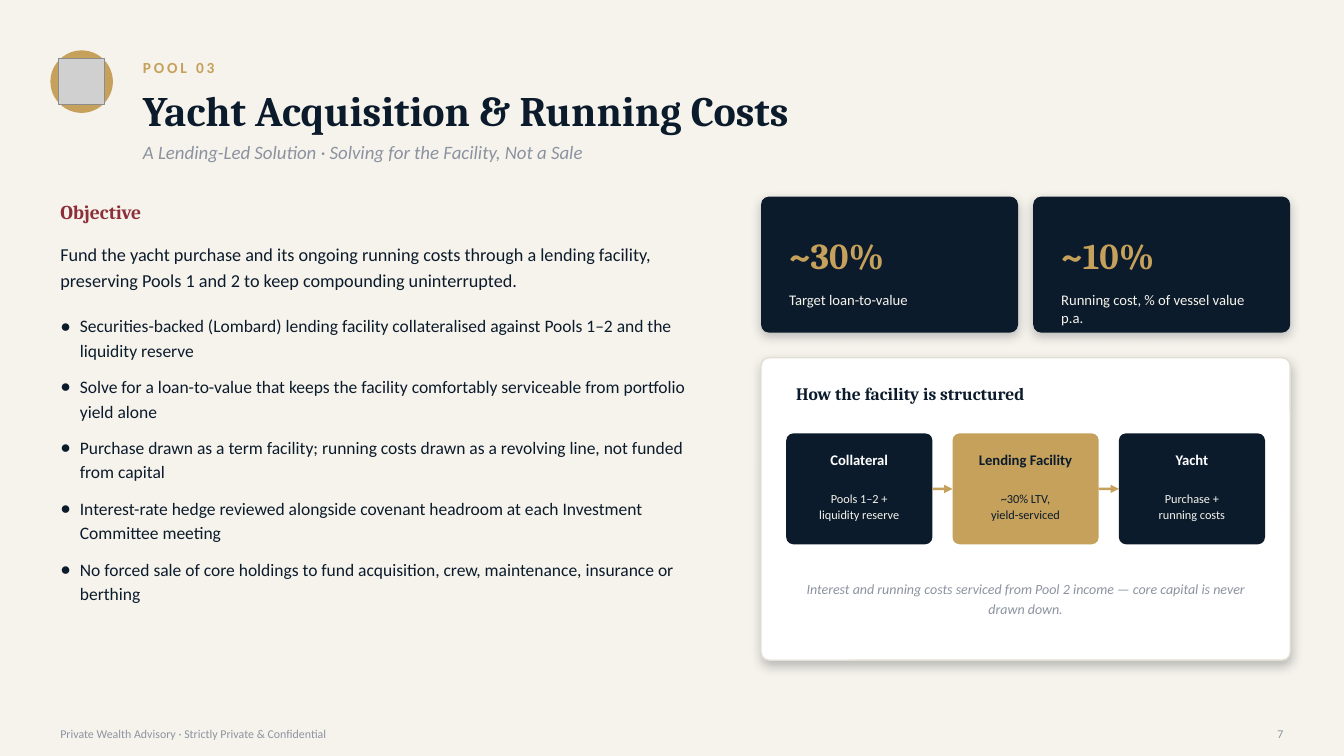
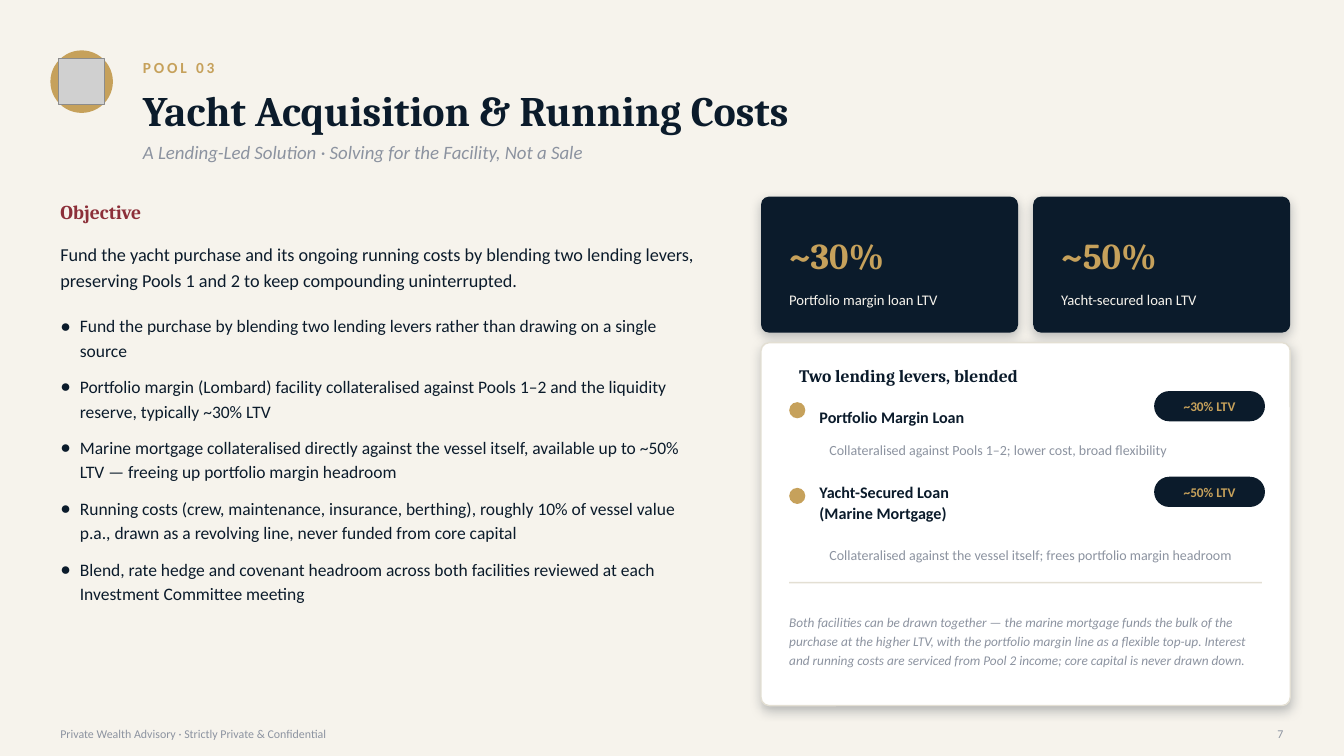
Before and after one commit to addynehra/Addy-Nehra, a slide deck: slide 7 of Family_Office_Investment_Strategy.pptx. Drawn at 1344x756 pixels with LibreOffice and Linux fonts; fonts in the diff are those of the drawing; grey boxes stand for pictures. Boxes give left, top, right and bottom in pixels: in the first picture for what was removed or moved away, otherwise in the second. Text is boxed around its words. In the diff, an @@ line names an element or a change of style, - is before the commit and + after.

```diff
--- a/Family_Office_Investment_Strategy.pptx
+++ b/Family_Office_Investment_Strategy.pptx
@@ text at (60,248,694,290): text changed @@
-Fund the yacht purchase and its ongoing running costs through a lending facility, preserving Pools 1 and 2 to keep compounding uninterrupted.
+Fund the yacht purchase and its ongoing running costs by blending two lending levers, preserving Pools 1 and 2 to keep compounding uninterrupted.
@@ text at (1061,244,1156,270): text changed @@
-~10%
+~50%
@@ text at (789,294,937,308): text changed @@
-Target loan-to-value
+Portfolio margin loan LTV
@@ text at (1061,294,1196,305): text changed @@
-Running cost, % of vessel value p.a.
+Yacht-secured loan LTV
@@ text at (80,320,679,603): text changed @@
-● Securities-backed (Lombard) lending facility collateralised against Pools 1–2 and the liquidity reserve
-● Solve for a loan-to-value that keeps the facility comfortably serviceable from portfolio yield alone
-● Purchase drawn as a term facility; running costs drawn as a revolving line, not funded from capital
-● Interest-rate hedge reviewed alongside covenant headroom at each Investment Committee meeting
-● No forced sale of core holdings to fund acquisition, crew, maintenance, insurance or berthing
+● Fund the purchase by blending two lending levers rather than drawing on a single source
+● Portfolio margin (Lombard) facility collateralised against Pools 1–2 and the liquidity reserve, typically ~30% LTV
+● Marine mortgage collateralised directly against the vessel itself, available up to ~50% LTV — freeing up portfolio margin headroom
+● Running costs (crew, maintenance, insurance, berthing), roughly 10% of vessel value p.a., drawn as a revolving line, never funded from core capital
+● Blend, rate hedge and covenant headroom across both facilities reviewed at each Investment Committee meeting
@@ rounded rectangle: place and size @@
-rounded rectangle at (761,358,1291,660)
+rounded rectangle at (761,343,1291,706)
@@ rounded rectangle at (761,343,1291,706): proportions changed @@
@@ text at (799,370,1018,386): text changed @@
-How the facility is structured
+Two lending levers, blended
@@ ellipse added at (789,402,806,418), fill #C6A15B @@
@@ text added at (819,411,965,426), 11.5 pt, text #0B1B2B, bold @@
+Portfolio Margin Loan
@@ rounded rectangle added at (1154,391,1265,421), fill #0B1B2B @@
@@ text at (1184,402,1235,411): text changed; size 8.8 to 9.5 pt; text colour #0B1B2B to #C6A15B; bold on @@
-~30% LTV,
-yield-serviced
+~30% LTV
@@ rounded rectangle removed at (786,434,933,544) @@
@@ text added at (829,445,1166,458), 10 pt, text #8C93A0 @@
+Collateralised against Pools 1–2; lower cost, broad flexibility
@@ rounded rectangle removed at (953,434,1099,544) @@
@@ text removed at (830,454,888,465) @@
-Collateral
@@ text removed at (979,454,1072,468) @@
-Lending Facility
@@ rounded rectangle at (1154,477,1265,507): proportions changed @@
@@ rounded rectangle: place and size @@
-rounded rectangle at (1119,434,1265,544)
+rounded rectangle at (1154,477,1265,507)
@@ text removed at (1176,454,1209,465) @@
-Yacht
@@ ellipse added at (789,488,806,504), fill #C6A15B @@
@@ text removed at (819,494,899,521) @@
-Pools 1–2 +
-liquidity reserve
@@ text added at (819,486,949,522), 11.5 pt, text #0B1B2B, bold @@
+Yacht-Secured Loan
+(Marine Mortgage)
@@ arrow removed from (933, 489) to (953, 489) @@
@@ arrow removed from (1099, 489) to (1119, 489) @@
@@ text removed at (1159,494,1225,521) @@
-Purchase +
-running costs
@@ text added at (1184,488,1235,497), 9.5 pt, text #C6A15B, bold @@
+~50% LTV
@@ text added at (829,550,1232,563), 10 pt, text #8C93A0 @@
+Collateralised against the vessel itself; frees portfolio margin headroom
@@ line added from (789, 583) to (1262, 583), #E3DFD3 1 pt @@
@@ text at (789,618,1246,667): text changed; size 10 to 9.5 pt @@
-Interest and running costs serviced from Pool 2 income — core capital is never drawn down.
+Both facilities can be drawn together — the marine mortgage funds the bulk of the purchase at the higher LTV, with the portfolio margin line as a flexible top-up. Interest and running costs are serviced from Pool 2 income; core capital is never drawn down.
```
